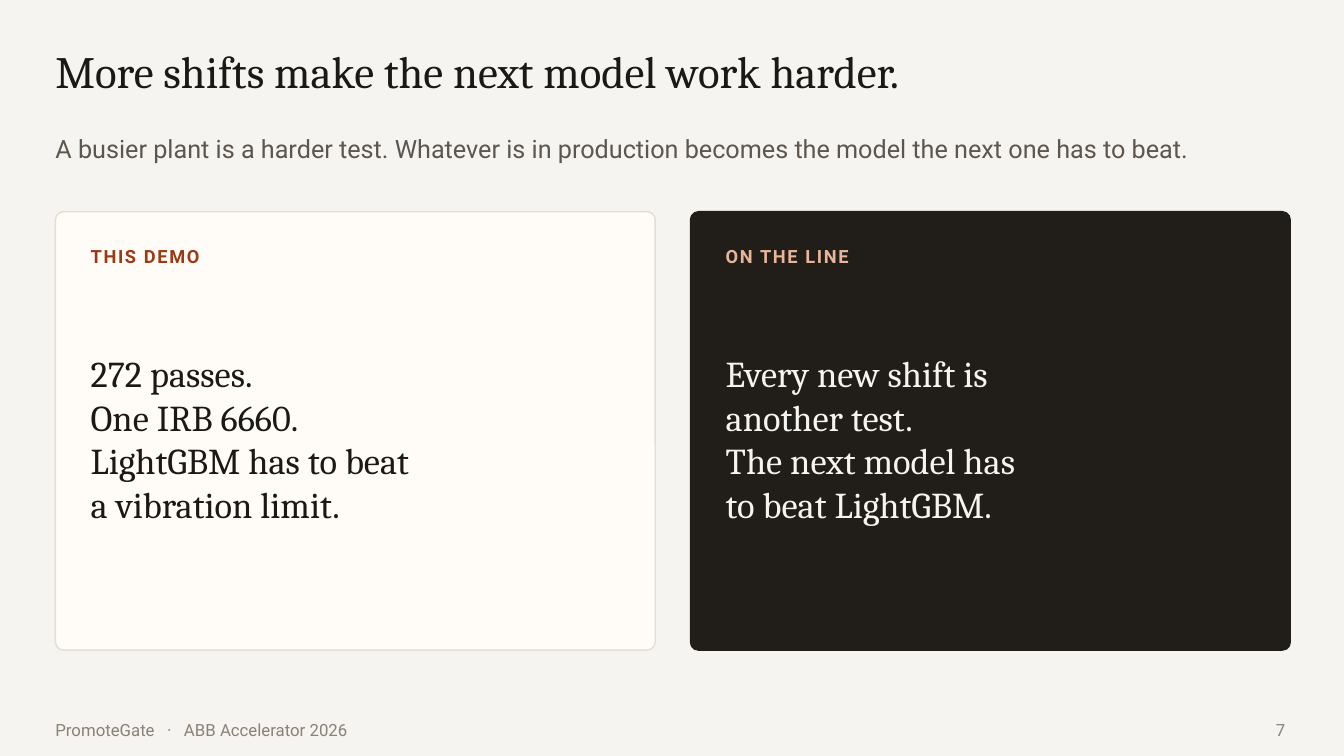
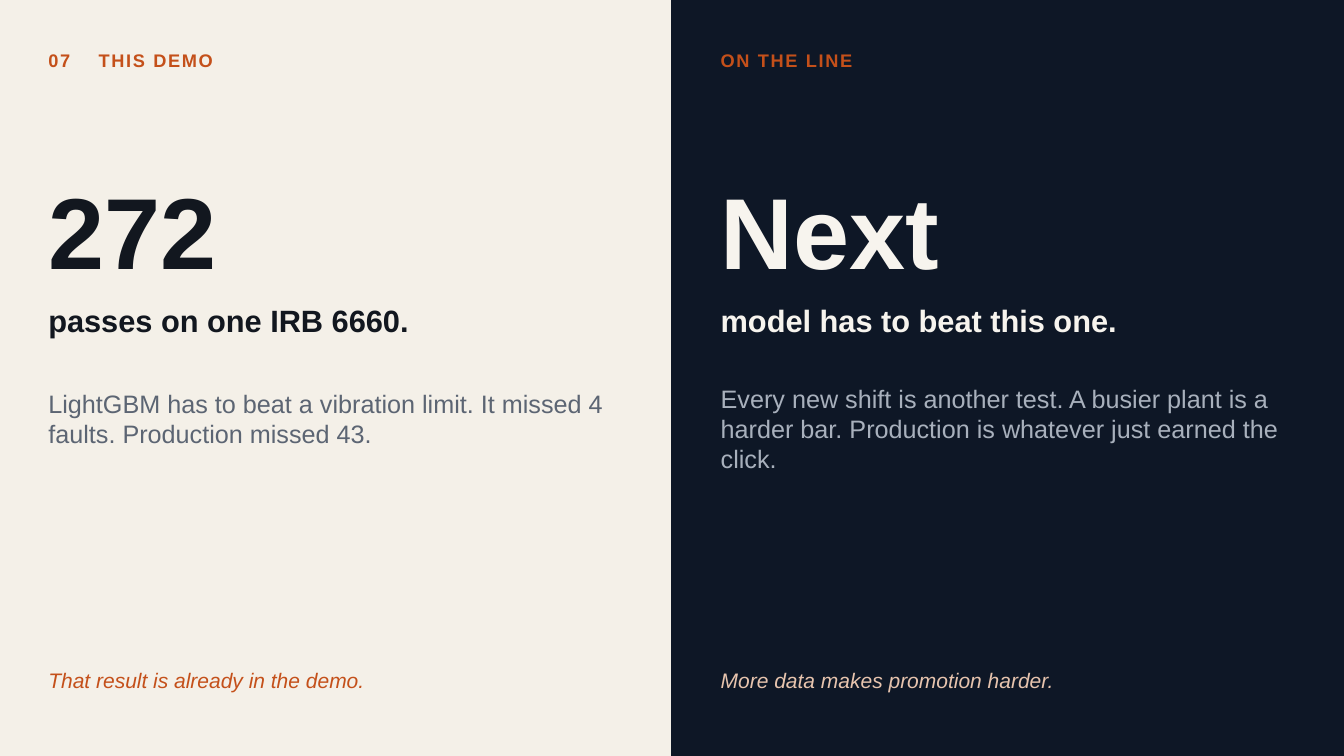
Before and after one commit to dhamariT/promotegate, a slide deck: slide 7 of pitch/PromoteGate-ABB-Accelerator.pptx. Drawn at 1344x756 pixels with LibreOffice and Linux fonts; fonts in the diff are those of the drawing. Boxes give left, top, right and bottom in pixels: in the first picture for what was removed or moved away, otherwise in the second. Text is boxed around its words. In the diff, an @@ line names an element or a change of style, - is before the commit and + after.

```diff
--- a/pitch/PromoteGate-ABB-Accelerator.pptx
+++ b/pitch/PromoteGate-ABB-Accelerator.pptx
@@ background #F6F4F0 to #F4F0E8 @@
@@ rectangle added at (673,0,1344,756), fill #0E1726, outline #0E1726 1 pt @@
@@ text at (48,54,212,67): text changed; font Roboto to Arial; text colour #9A3B16 to #C4501A @@
-THIS DEMO
+07 THIS DEMO
@@ text removed at (55,56,900,89) @@
-More shifts make the next model work harder.
@@ text "ON THE LINE": place and size @@
-text "ON THE LINE" at (726,250,848,263)
+text "ON THE LINE" at (721,54,852,67)
@@ text "ON THE LINE" at (721,54,852,67): font Roboto to Arial, text colour #E7B59A to #C4501A @@
@@ text removed at (55,139,1188,163) @@
-A busier plant is a harder test. Whatever is in production becomes the model the next one has to beat.
@@ text added at (48,198,216,269), 72 pt, text #12171F, bold @@
+272
@@ text added at (721,199,939,270), 72 pt, text #F7F4EE, bold @@
+Next
@@ rounded rectangle removed at (55,212,655,650) @@
@@ rounded rectangle removed at (691,212,1291,650) @@
@@ text added at (48,310,409,337), 22 pt, text #12171F, bold @@
+passes on one IRB 6660.
@@ text added at (721,309,1116,333), 22 pt, text #F7F4EE, bold @@
+model has to beat this one.
@@ text at (48,395,603,443): text changed; size 26 to 18 pt; font Cambria to Arial; text colour #1A1916 to #5C6573 @@
-272 passes.
-One IRB 6660.
-LightGBM has to beat
-a vibration limit.
+LightGBM has to beat a vibration limit. It missed 4 faults. Production missed 43.
@@ text at (721,390,1278,468): text changed; size 26 to 18 pt; font Cambria to Arial; text colour #F6F4F0 to #A8B0BC @@
-Every new shift is
-another test.
-The next model has
-to beat LightGBM.
+Every new shift is another test. A busier plant is a harder bar. Production is whatever just earned the click.
@@ text added at (48,672,364,693), 15 pt, text #C4501A, italic @@
+That result is already in the demo.
@@ text added at (721,672,1054,693), 15 pt, text #E7C4AE, italic @@
+More data makes promotion harder.
@@ text removed at (55,723,348,736) @@
-PromoteGate · ABB Accelerator 2026
@@ text removed at (1276,724,1285,736) @@
-7
```
Also in this commit, not shown: 6 other slides changed, 1 slide added, 1 slide removed, 1 other file.
